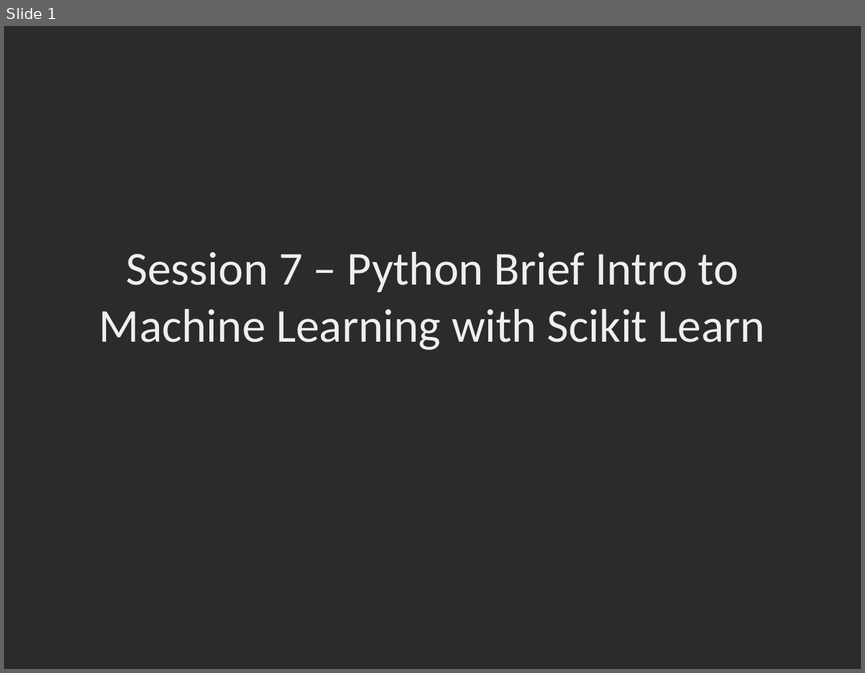
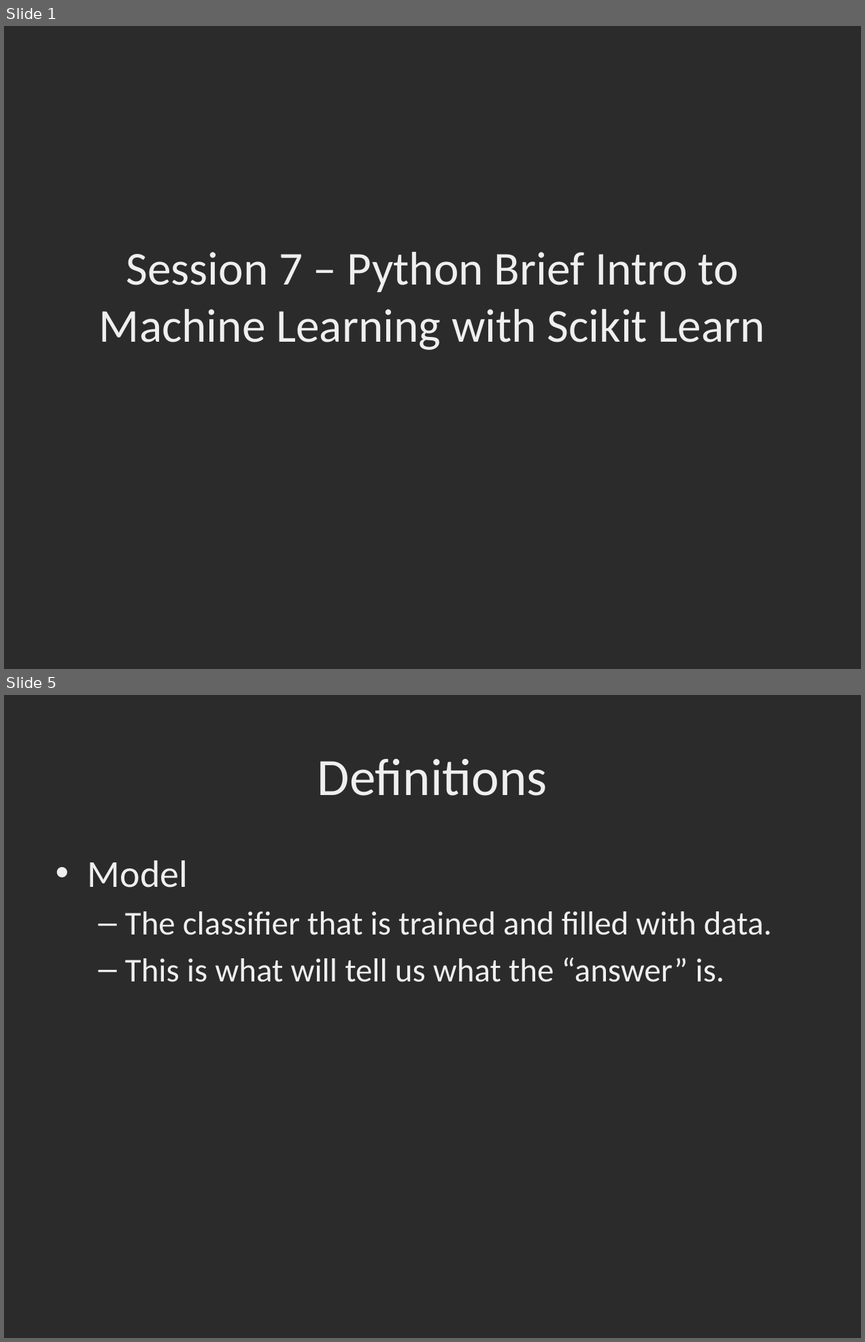
Before and after one commit to dbowmans46/PracticalProgramming, a slide deck: Session 7 - Python/Instructional Material/Session 7 - Python Brief Intro to Machine Learning with Scikit Learn.pptx. Shown one above the other, each under a label of ours: slide 1 before the commit, slides 1 and 5 after it; the slides between them are not shown. The pictures are 865x673 and 865x1342 pixels, drawn with LibreOffice and Linux fonts; fonts in the diff are those of the drawing; background and template pictures are left out; a plain dark background stands for a picture behind light text. Boxes give left, top, right and bottom in pixels: in the first picture for what was removed or moved away, otherwise in the second. Text is boxed around its words. In the diff, an @@ line names an element or a change of style, - is before the commit and + after.

```diff
--- a/Session 7 - Python/Instructional Material/Session 7 - Python Brief Intro to Machine Learning with Scikit Learn.pptx
+++ b/Session 7 - Python/Instructional Material/Session 7 - Python Brief Intro to Machine Learning with Scikit Learn.pptx
@@ slide 5 added at (x1=4, y1=695, x2=861, y2=1338), background picture (left out) @@
@@ title added at (x1=317, y1=759, x2=547, y2=796), 44 pt, text #EFEFEF @@
+Definitions
@@ text added at (x1=88, y1=860, x2=772, y2=982), 28 pt, text #EFEFEF @@
+• Model
+  – The classifier that is trained and filled with data.
+  – This is what will tell us what the “answer” is.
```
Also in this commit, not shown: 1 slide changed, 29 other slides added, 1 other file.
